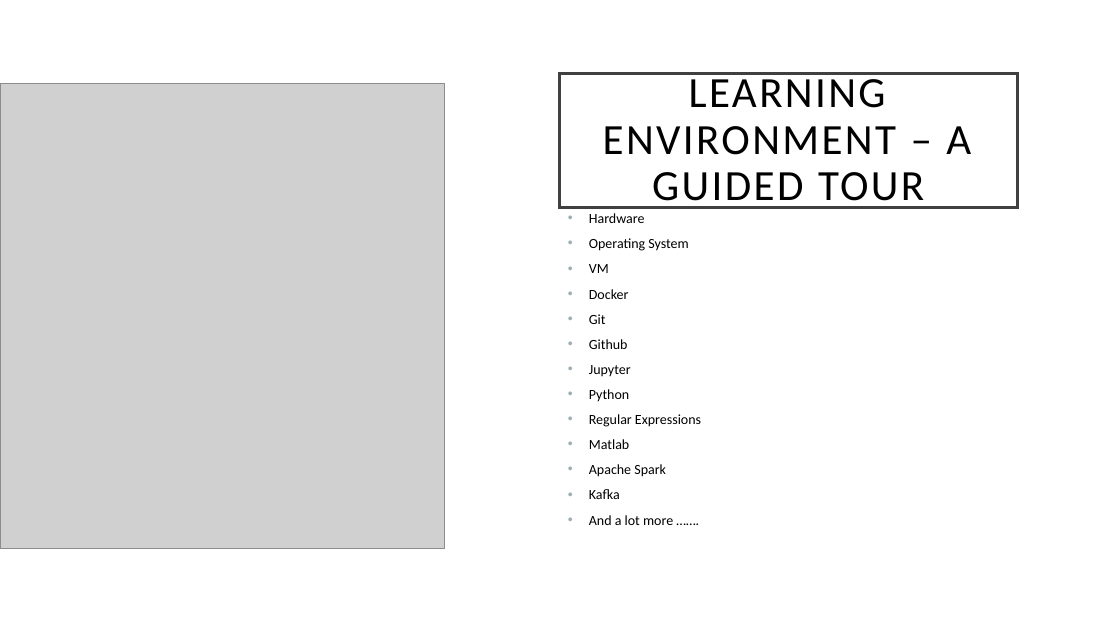
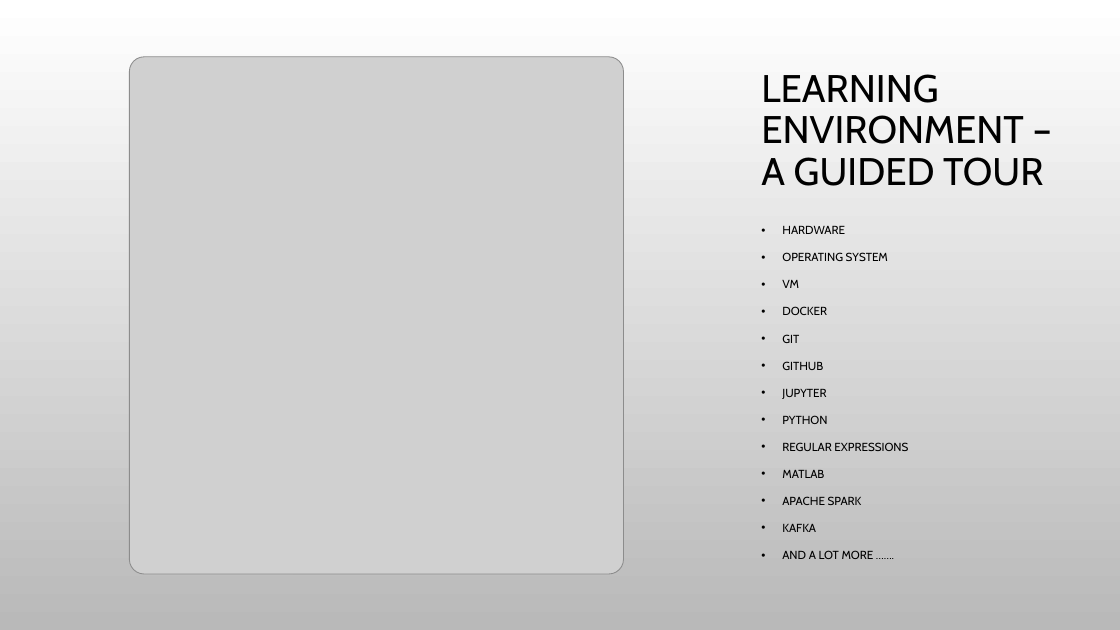
Before and after one commit to marilynwaldman/course, a slide deck: slide 1 of Learning Environment/Virtual Environment/01-VMandDocker.pptx. Drawn at 1120x630 pixels with LibreOffice and Linux fonts; fonts in the diff are those of the drawing; grey boxes stand for pictures; background and template pictures are left out. Boxes give left, top, right and bottom in pixels: in the first picture for what was removed or moved away, otherwise in the second. Text is boxed around its words. In the diff, an @@ line names an element or a change of style, - is before the commit and + after.

Commit message:
updated operating systems

```diff
--- a/Learning Environment/Virtual Environment/01-VMandDocker.pptx
+++ b/Learning Environment/Virtual Environment/01-VMandDocker.pptx
@@ background #FFFFFF to picture (left out) @@
@@ picture: place and size @@
-picture at <box>0,83,444,549</box>
+picture at <box>129,57,623,575</box>
@@ title "LEARNING ENVIRONMENT – A GUIDED ...": place and size @@
-title "LEARNING ENVIRONMENT – A GUIDED ..." at <box>560,74,1017,208</box>
+title "LEARNING ENVIRONMENT – A GUIDED ..." at <box>761,74,1043,186</box>
@@ title "LEARNING ENVIRONMENT – A GUIDED ..." at <box>761,74,1043,186</box>: size 36.9 to 33 pt, font Calibri to Cabin, letter spacing 2 to 0 pt; alignment centre to left; fill #FFFFFF to none; outline #404040 2.5 pt to none @@
@@ text "HARDWARE": place and size @@
-text "HARDWARE" at <box>589,213,701,525</box>
+text "HARDWARE" at <box>782,226,908,559</box>
@@ text "HARDWARE" at <box>782,226,908,559</box>: vertical alignment middle to top @@
@@ text at <box>782,226,888,261</box>: text changed; size 12 to 10 pt; font Calibri to Cabin @@
-• Hardware
-• Operating System
+• HARDWARE
+• OPERATING SYSTEM
@@ text at <box>782,280,799,288</box>: size 12 to 10 pt, font Calibri to Cabin in "VM"; line spacing 0.8 to 1.1; bullet colour #9BAFB5 to #000000 @@
@@ text at <box>782,306,908,559</box>: text changed; size 12 to 10 pt; font Calibri to Cabin @@
-• Docker
-• Git
-• Github
-• Jupyter
-• Python
-• Regular Expressions
-• Matlab
-• Apache Spark
-• Kafka
-• And a lot more …….
+• DOCKER
+• GIT
+• GITHUB
+• JUPYTER
+• PYTHON
+• REGULAR EXPRESSIONS
+• MATLAB
+• APACHE SPARK
+• KAFKA
+• AND A LOT MORE …….
```
Also in this commit, not shown: 14 other slides changed, 2 slides added, 2 slides removed, 1 other file.
